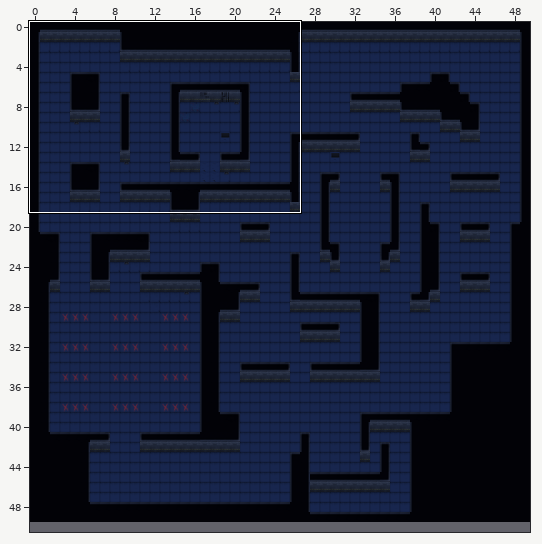
One commit to this Tiled map: assets/data/level2.tmx. The picture above shows the old version from afar; the outline marks the close-up.
Close-up. As it was:
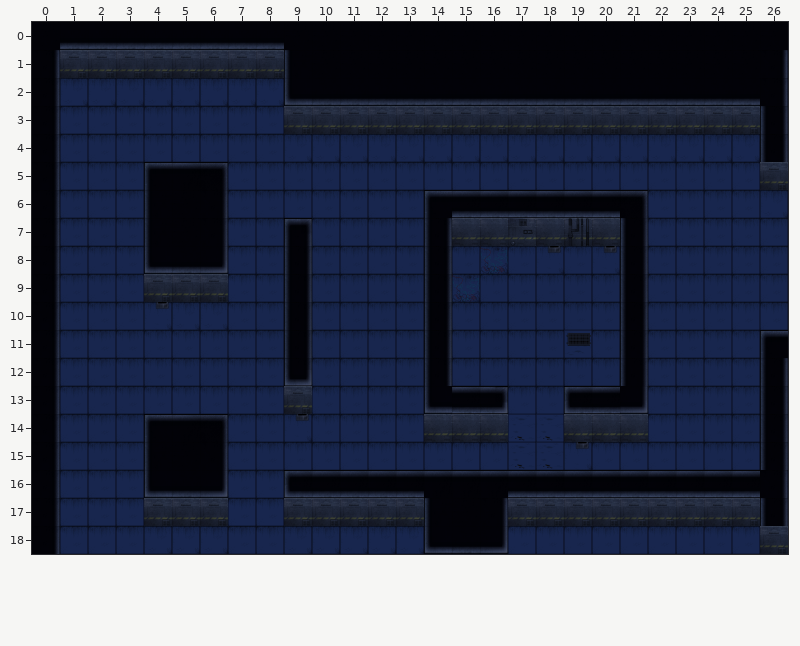
Cells are 128x128 px. Shown: x 0..26, y 0..18. The commit also changed other parts of the map, which this record leaves out. The old version is drawn lined up with the new one.
After the commit:
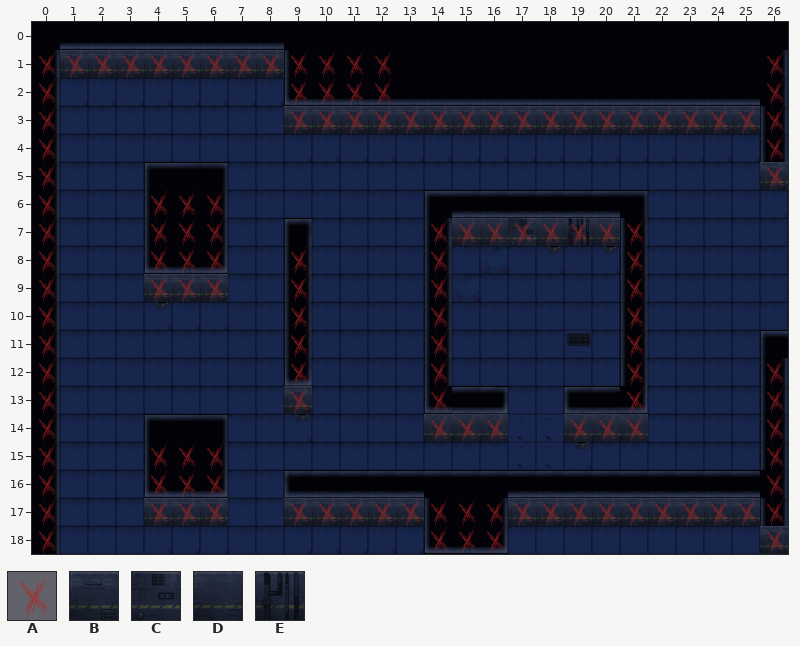
Key: from "testTiles": A 0, B 11, C 12, D 13, E 15.
_ is an empty cell.
Tiles replaced or removed in this view: B, C, D, E.
Tiles of an added or newly shown layer are drawn over the layers below it.
What changed:
Changed rows in their new state; . is an unchanged cell.
map size 50x50 -> 50x51 cells
Layer "Background":
first column x 1:
 1 BBBBBBBB..................
 3 ........BBBBBBBBBBBBBBBBB.
 5 .........................B
 7 ..............DDCDED......
 9 ...BBB....................
first column x 4:
13 .....B.................
14 ..........DDD..DDD.....
17 BBB..BBBBB...BBBBBBBBB.
18 ......................B
Layer "Foreground":
first column x 1:
 1 ________..................
 3 ........_________________.
 5 ........................._
 7 ..............______......
 9 ...___....................
first column x 4:
13 ....._.................
14 ..........___..___.....
17 ___.._____..._________.
18 ......................_
Layer "Collision" (added):
first column x 0:
 1 AAAAAAAAAAAAA.............A
 2 A........AAAA.............A
 3 A........AAAAAAAAAAAAAAAAAA
 4 A.........................A
 5 A.........................A
 6 A...AAA....................
 7 A...AAA.......AAAAAAAA.....
 8 A...AAA..A....A......A.....
 9 A...AAA..A....A......A.....
10 A........A....A......A.....
11 A........A....A......A.....
12 A........A....A......A....A
13 A........A....A......A....A
14 A.............AAA..AAA....A
15 A...AAA...................A
16 A...AAA...................A
17 A...AAA..AAAAAAAAAAAAAAAAAA
18 A.............AAA.........A
Changed places in both close-ups, as pixel boxes (x1, y1, x2, y2):
changed: (38, 50, 784, 554)
